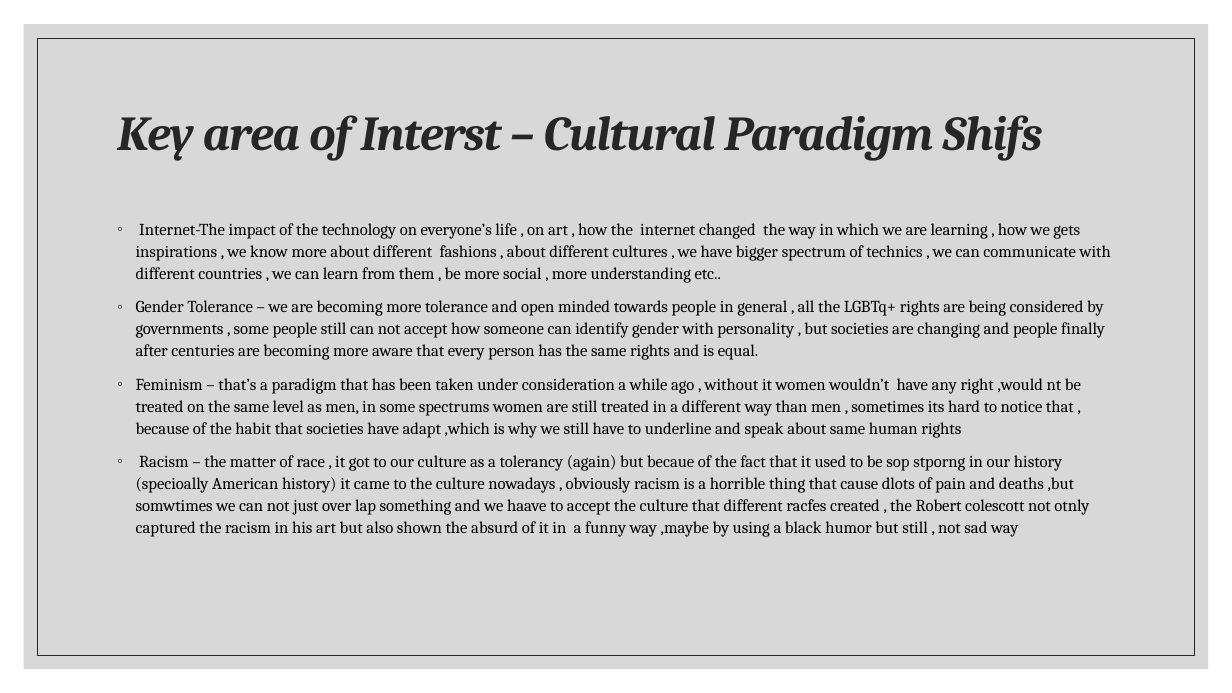
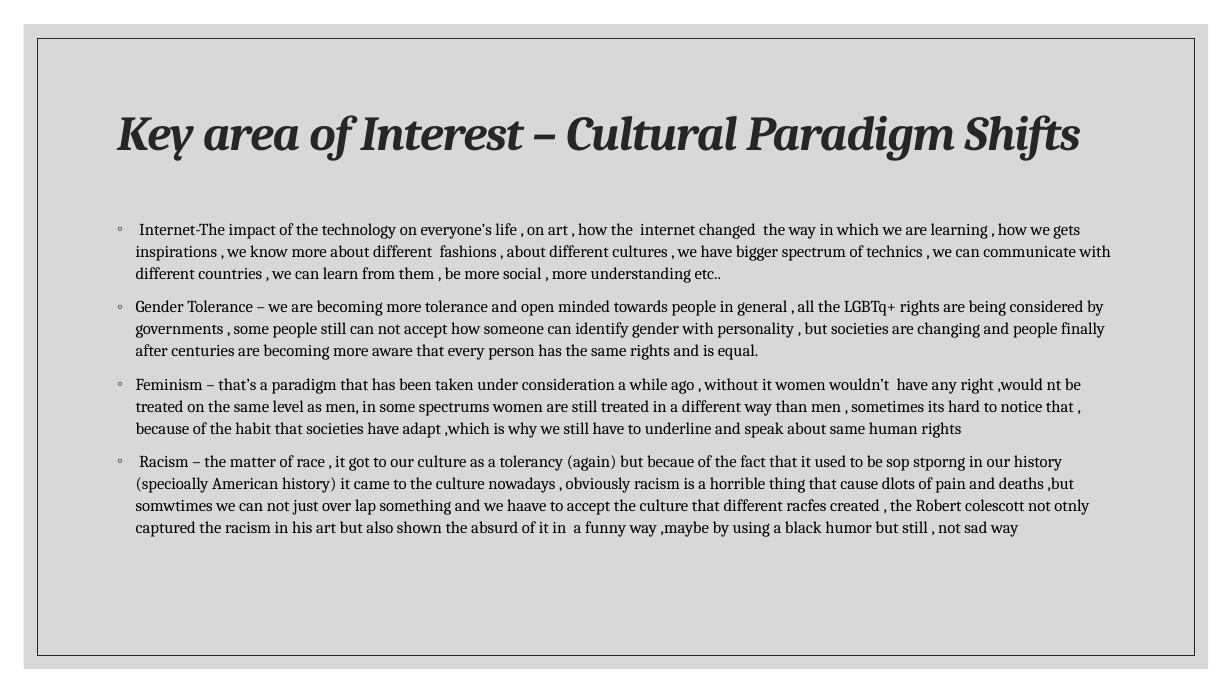
Before and after one commit to alk36/Curators-Presentation, a slide deck: slide 12 of art curators the newest one from saturday from pc.pptx. Drawn at 1232x693 pixels with LibreOffice and Linux fonts; fonts in the diff are those of the drawing. Boxes give left, top, right and bottom in pixels: in the first picture for what was removed or moved away, otherwise in the second. Text is boxed around its words. In the diff, an @@ line names an element or a change of style, - is before the commit and + after.

```diff
--- a/art curators the newest one from saturday from pc.pptx
+++ b/art curators the newest one from saturday from pc.pptx
@@ title at bbox=[117, 115, 1080, 160]: text changed @@
-Key area of Interst – Cultural Paradigm Shifs
+Key area of Interest – Cultural Paradigm Shifts
```
Also in this commit, not shown: 8 other slides changed.
